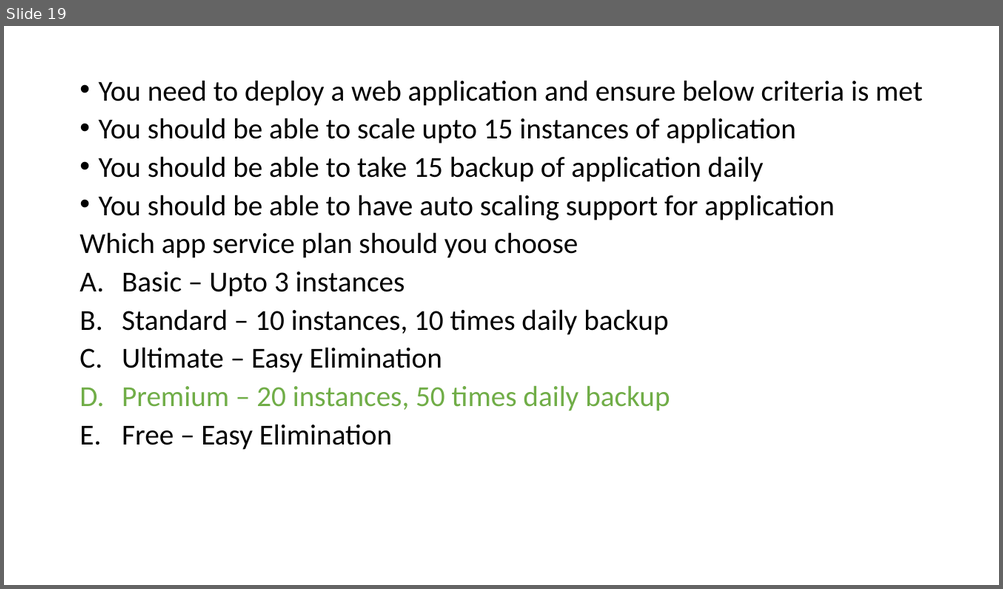
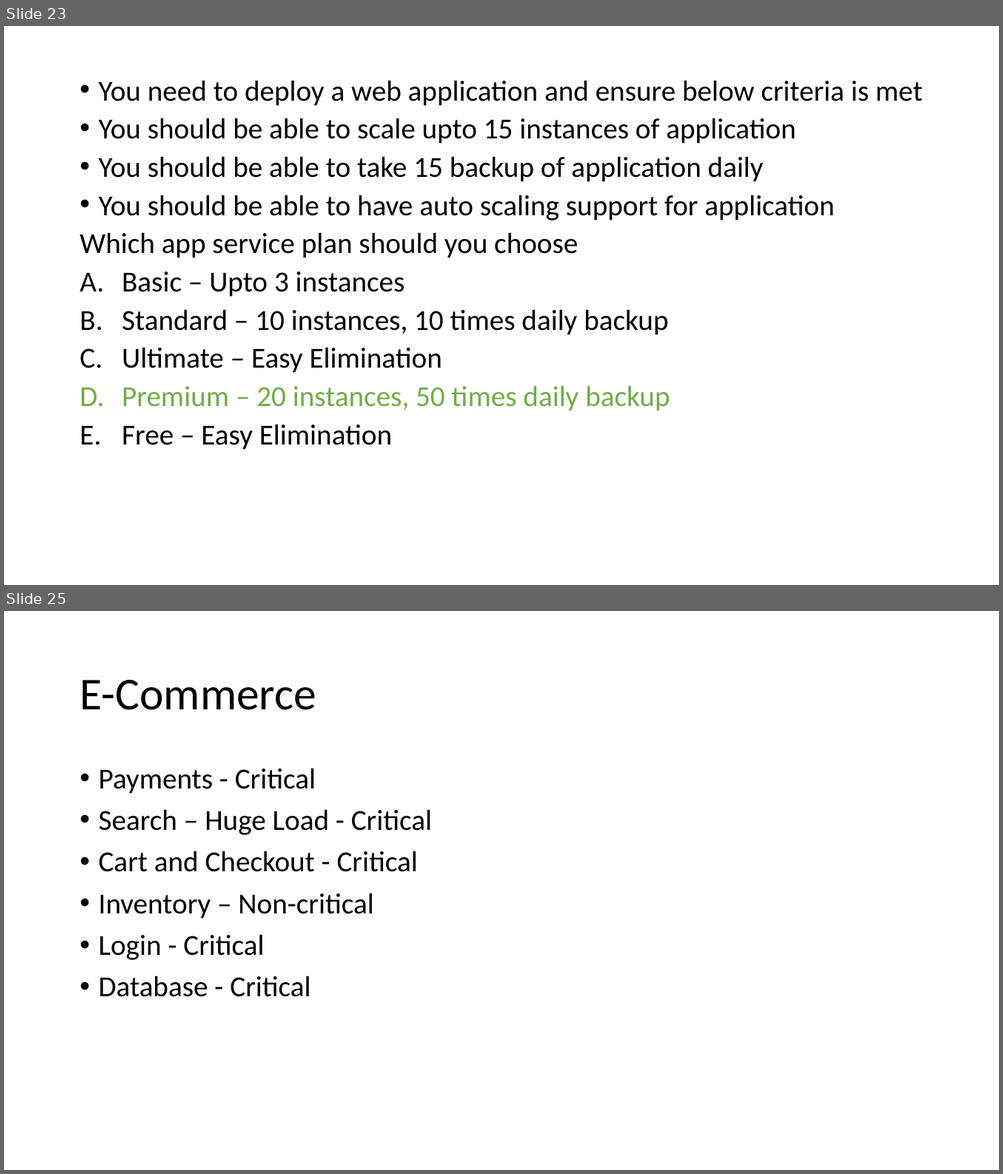
Before and after one commit to BhavaniN5/03June-AZ305, a slide deck: Business Continuity and Resiliency.pptx. Shown one above the other, each under a label of ours: slide 19 before the commit, slides 23 and 25 after it; the slides between them are not shown. The pictures are 1003x589 and 1003x1174 pixels, drawn with LibreOffice and Linux fonts; fonts in the diff are those of the drawing. Boxes give left, top, right and bottom in pixels: in the first picture for what was removed or moved away, otherwise in the second. Text is boxed around its words. In the diff, an @@ line names an element or a change of style, - is before the commit and + after.

```diff
--- a/Business Continuity and Resiliency.pptx
+++ b/Business Continuity and Resiliency.pptx
@@ slide 25 added at box(4, 611, 999, 1170), background #FFFFFF @@
@@ title added at box(79, 680, 316, 710), 44 pt, text #000000 @@
+E-Commerce
@@ text added at box(99, 768, 432, 997), 28 pt, text #000000 @@
+• Payments - Critical
+• Search – Huge Load - Critical
+• Cart and Checkout - Critical
+• Inventory – Non-critical
+• Login - Critical
+• Database - Critical
@@ what was slide 19 is now slide 23 @@
```
Also in this commit, not shown: 13 other slides added.
